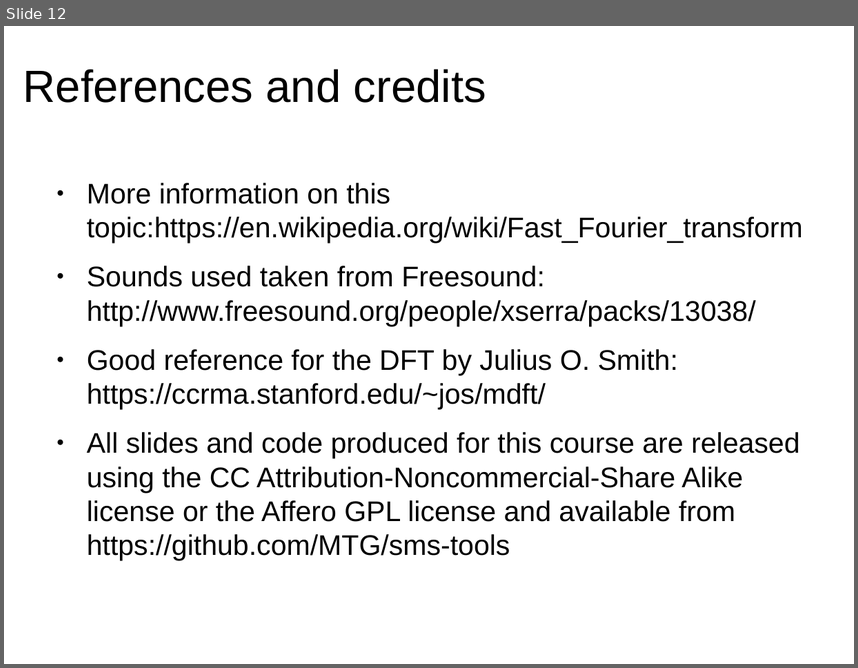
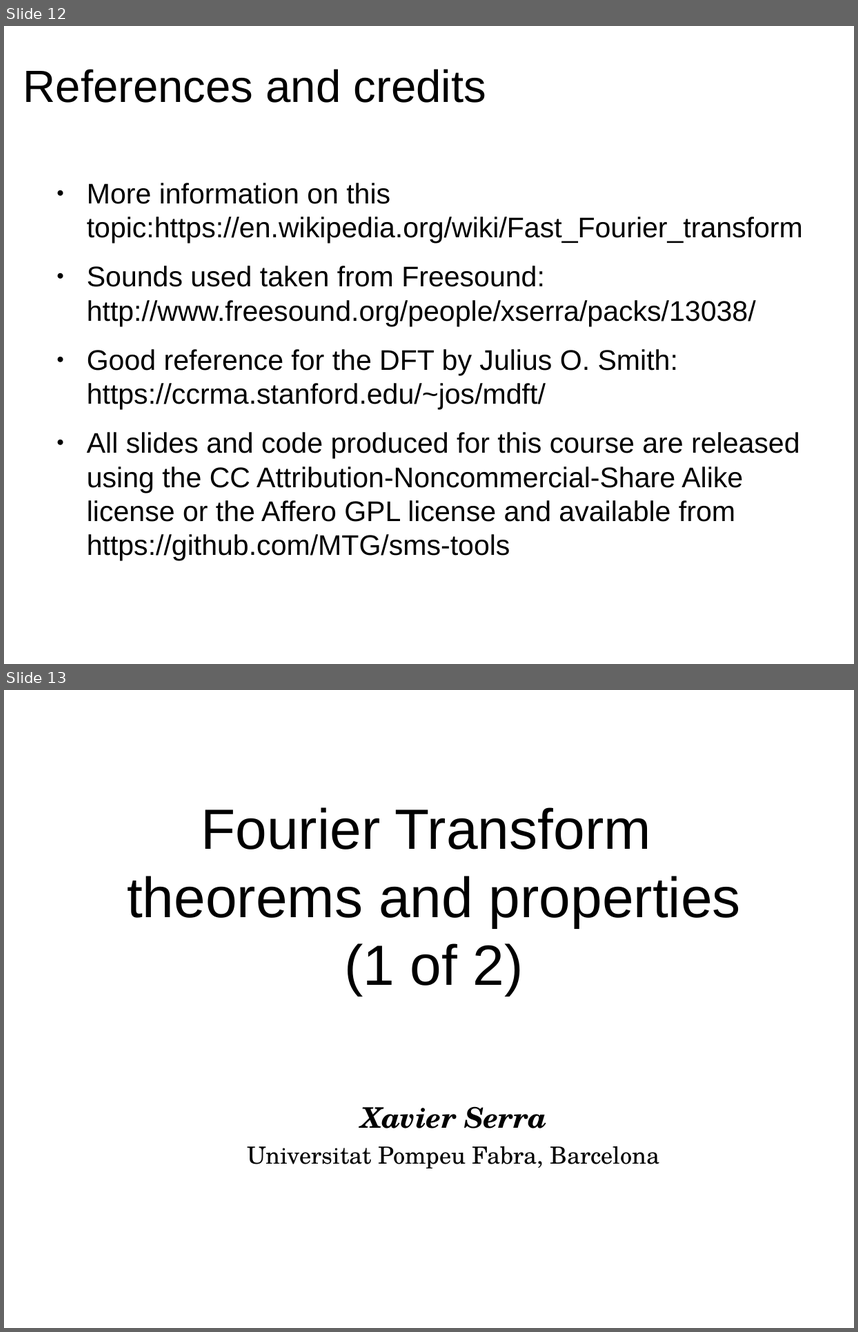
Before and after one commit to MTG/sms-tools, a slide deck: lectures/3-Fourier-theorems/Fourier-theorems-1.odp. Shown one above the other, each under a label of ours: slide 12 before the commit, slides 12 and 13 after it. The pictures are 858x668 and 858x1332 pixels, drawn with LibreOffice and Linux fonts; fonts in the diff are those of the drawing. Boxes give left, top, right and bottom in pixels: in the first picture for what was removed or moved away, otherwise in the second. Text is boxed around its words. In the diff, an @@ line names an element or a change of style, - is before the commit and + after.

```diff
--- a/lectures/3-Fourier-theorems/Fourier-theorems-1.odp
+++ b/lectures/3-Fourier-theorems/Fourier-theorems-1.odp
@@ slide 13 added at box(4, 690, 854, 1328), background #FFFFFF @@
@@ title added at box(127, 807, 741, 995), 48 pt, text #000000 @@
+Fourier Transform
+theorems and properties
+(1 of 2)
@@ text added at box(248, 1106, 660, 1168), 20 pt, text #000000 @@
+Xavier Serra
+Universitat Pompeu Fabra, Barcelona
```
Also in this commit, not shown: 9 other files.
